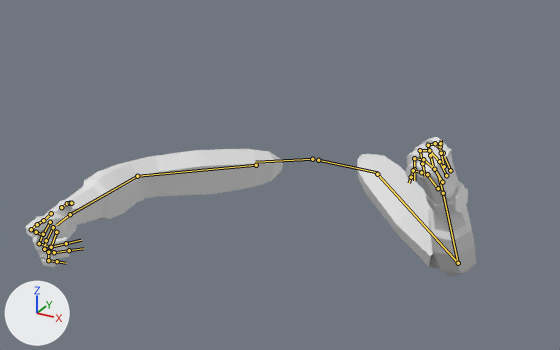
An edit to the FBX model CrueltySquad2/Assets/ART/Models/Luuk/player arms.fbx, drawn before and after from the same camera.
The view is the same before and after, from a camera (50 mm lens) standing at (0.704, -1.442, 0.678) and looking at (0.055, -0.263, 0.088). The lights are fixed; the arrows at lower left show +X, +Y and +Z. Both versions are drawn at frame 1 of the action 'metarig|PistolShoot'; the numbers are the values there. The bones that bend it are drawn over the model as lines.
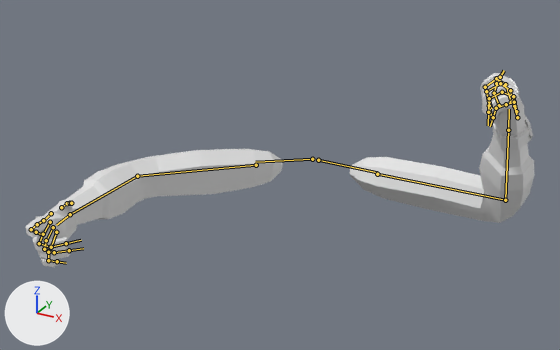
Changed parts and their boxes (x1, y1, x2, y2) in the pictures (560 x 350 px):
'Cube', posed (13% wider, 38% taller): before (25, 137, 477, 277); after (25, 73, 535, 267)
bone 'upper_arm.L', root to tip: before (377, 174) to (458, 263); after (377, 174) to (505, 200)
bone 'forearm.L', root to tip: before (458, 263) to (443, 193); after (505, 200) to (508, 130)
bone 'hand.L', root to tip: before (443, 193) to (438, 176); after (508, 130) to (509, 109)

What the commit changed:
Bone 'upper_arm.L' (bone_upper_arm_l) turns from (45, 36, 35) to (0, 0, 0) degrees about its own x, y and z.
Bone 'forearm.L' (bone_forearm_l) turns from (-51, -17, 126) to (-7, -47, 94) degrees about its own x, y and z.
Bone 'hand.L' (bone_hand_l) turns from (9, -32, -11) to (5, -15, 4) degrees about its own x, y and z.
